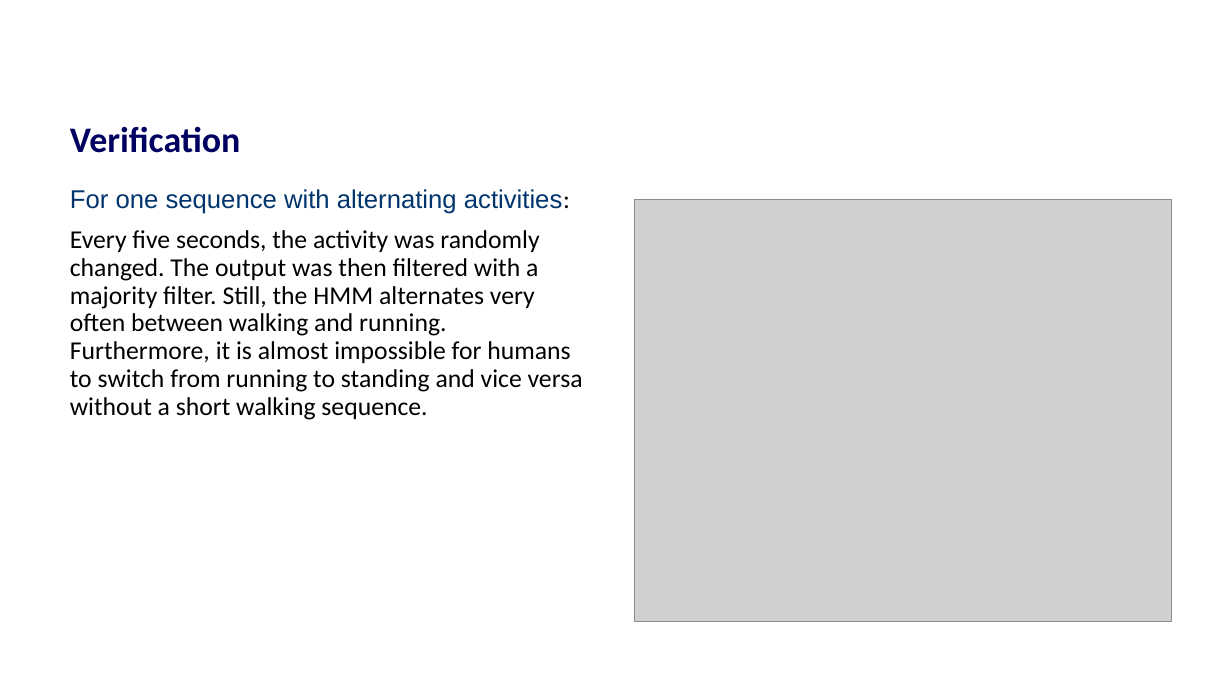
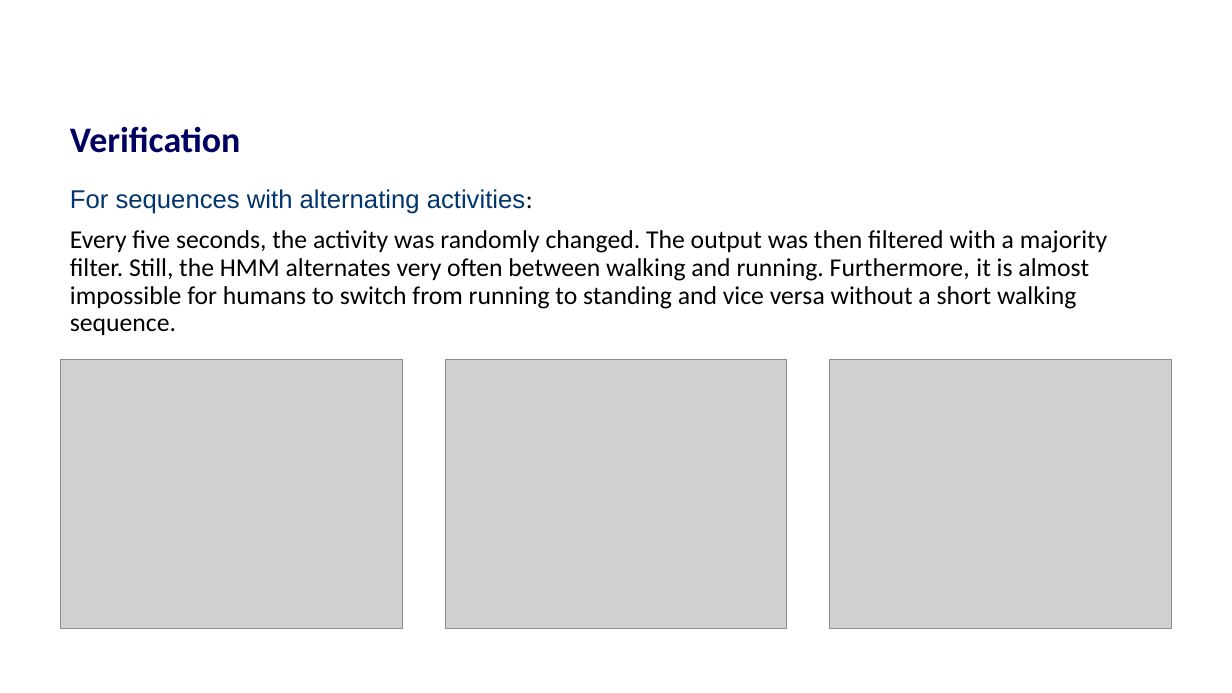
Before and after one commit to TheresaHoesl/PatternRecognition_MachineLearning, a slide deck: slide 10 of Final_project/presentation.pptx. Drawn at 1232x693 pixels with LibreOffice and Linux fonts; fonts in the diff are those of the drawing; grey boxes stand for pictures; background and template pictures are left out. Boxes give left, top, right and bottom in pixels: in the first picture for what was removed or moved away, otherwise in the second. Text is boxed around its words. In the diff, an @@ line names an element or a change of style, - is before the commit and + after.

```diff
--- a/Final_project/presentation.pptx
+++ b/Final_project/presentation.pptx
@@ text at (70, 189, 533, 214): text changed @@
-For one sequence with alternating activities:
+For sequences with alternating activities:
@@ picture: place and size @@
-picture at (634, 200, 1171, 622)
+picture at (61, 360, 403, 628)
@@ picture added at (445, 360, 787, 628) @@
@@ picture added at (830, 360, 1172, 628) @@
```
Also in this commit, not shown: 1 other slide changed.
